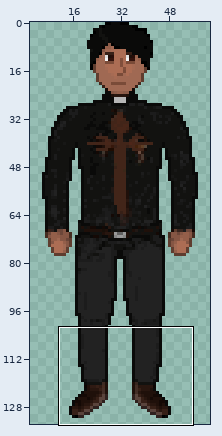
Two states of a sprite sheet, Assets/Actors/priest.png. The first picture is a wide view before the edit; the outline marks the close-up.
Close-up. Before the commit:
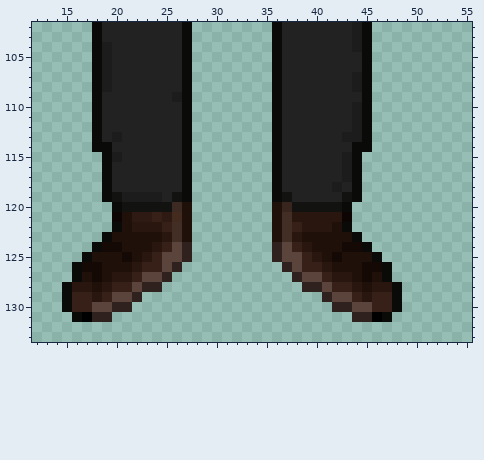
The file is 64x134 pixels. Pixels under 10% opacity are left out. Colours within 5 levels of each other are drawn and written as one. Shown: x 12..55, y 102..133. The old version is drawn lined up with the new one. The wide view leaves out empty margins. The commit also changed other parts of the picture, which this record leaves out.
Once edited:
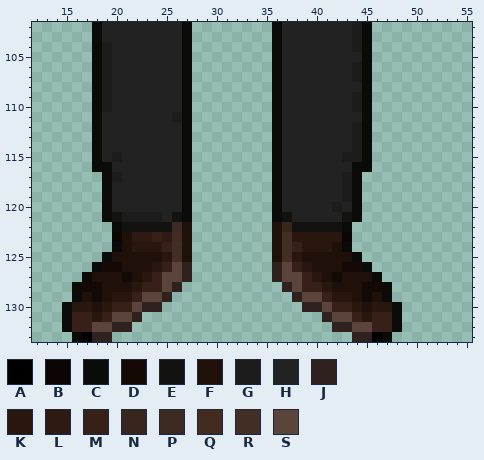
Palette (. is transparent): A #000000  B #0c0503  C #0a0a09  D #140905  E #121210  F #1f100a  G #1c1c1c  H #222222  J #2f211e  K #28160f  L #2f1a13  M #372017  N #37251e  P #3d2a22  Q #442b20  R #432e26  S #5a443c
Difference:
whole drawing moved by +0,-2 (the old picture is shown already moved)
@@ x 12..55 @@
 105 ......CGHHHHHHHC........CHHHHHHHHC..........
-106 ......CGHHHHHHHC........CHHHHHHHHC..........
+106 ......CGHHHHHHHC........CHHHHHHHGC..........
 107 ......CGHHHHHHHC........CHHHHHHHGC..........
-108 ......CGHHHHHHHC........CHHHHHHHGC..........
-109 ......CHHHHHHHGC........CHHHHHHHHC..........
-110 ......CHHHHHHHHC........CHHHHHHHGC..........
-111 ......CHHHHHHHHC........CHHHHHHHGC..........
+108 ......CGHHHHHHHC........CHHHHHHHHC..........
+109 ......CGHHHHHHHC........CHHHHHHHGC..........
+110 ......CGHHHHHHHC........CHHHHHHHGC..........
+111 ......CHHHHHHHGC........CHHHHHHHHC..........
 112 ......CHHHHHHHHC........CHHHHHHHGC..........
-113 ......CHGHHHHHHC........CHHHHHHGGC..........
-114 ......CCHHHHHHHC........CHHHHHHHCC..........
-115 .......CGHHHHHHC........CHHHHHHGC...........
-116 .......CHHHHHHHC........CHHHHHHGC...........
-117 .......CHHHHHHHC........CHHHHHHGC...........
-118 .......CHHHHHHHC........CHHHHHGHC...........
-119 .......CEGGGGHEC........CEHHHHHEC...........
-120 ........CEEEEEPF........FNEEEEEC............
-121 ........BFLLMLQF........FRKKKKKB............
-122 ........CFKKKMRF........FRMKKKFC............
-123 .......CFFFFFKRF........FRKFFFFFC...........
-124 ......CDDFFFKMSJ........JSMKFFFDDC..........
-125 .....CFFFDFKMSSJ........JSSMKFDFFFC.........
-126 ....CDDFFFKMMSJ..........JSMMKFFFDDC........
-127 ....CFDFKKMSSJ............JSSMKKFDFC........
-128 ...CKKFKMMSJJ..............JJSMMKFKKC.......
-129 ...CMMKMSSJ..................JSSMKMMC.......
-130 ...CMMSSJJ....................JJSSMMC.......
-131 ....CAJJ........................JJAC........
-132 ............................................
-133 ............................................
+113 ......CHHHHHHHHC........CHHHHHHHGC..........
+114 ......CHHHHHHHHC........CHHHHHHHGC..........
+115 ......CHGHHHHHHC........CHHHHHHGGC..........
+116 ......CCHHHHHHHC........CHHHHHHHCC..........
+117 .......CGHHHHHHC........CHHHHHHGC...........
+118 .......CHHHHHHHC........CHHHHHHGC...........
+119 .......CHHHHHHHC........CHHHHHHGC...........
+120 .......CHHHHHHHC........CHHHHHGHC...........
+121 .......CEGGGGHEC........CEHHHHHEC...........
+122 ........CEEEEEPF........FNEEEEEC............
+123 ........BFLLMLQF........FRKKKKKB............
+124 ........CFKKKMRF........FRMKKKFC............
+125 .......CFFFFFKRF........FRKFFFFFC...........
+126 ......CDDFFFKMSJ........JSMKFFFDDC..........
+127 .....CFFFDFKMSSJ........JSSMKFDFFFC.........
+128 ....CDDFFFKMMSJ..........JSMMKFFFDDC........
+129 ....CFDFKKMSSJ............JSSMKKFDFC........
+130 ...CKKFKMMSJJ..............JJSMMKFKKC.......
+131 ...CMMKMSSJ..................JSSMKMMC.......
+132 ...CMMSSJJ....................JJSSMMC.......
+133 ....CAJJ........................JJAC........
Pixel boxes of the changes (left, top, right, bottom) in both close-ups:
changed: (272, 62, 402, 342)
changed: (62, 92, 192, 342)
